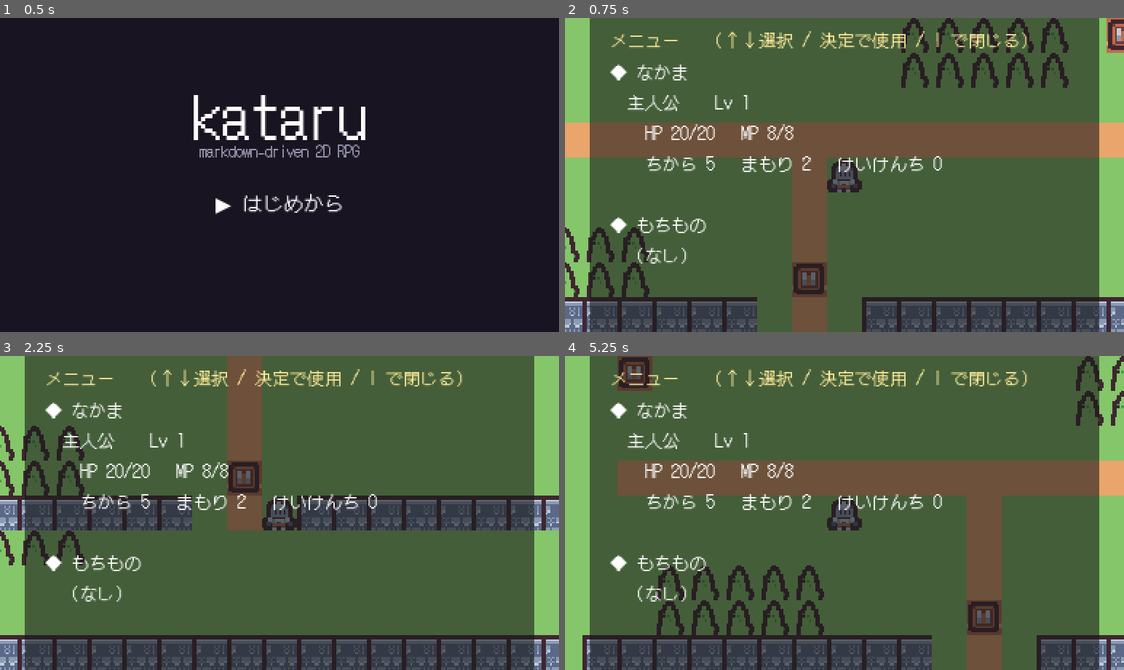
Above: before the commit, frames 1-4 (two rows, left to right).
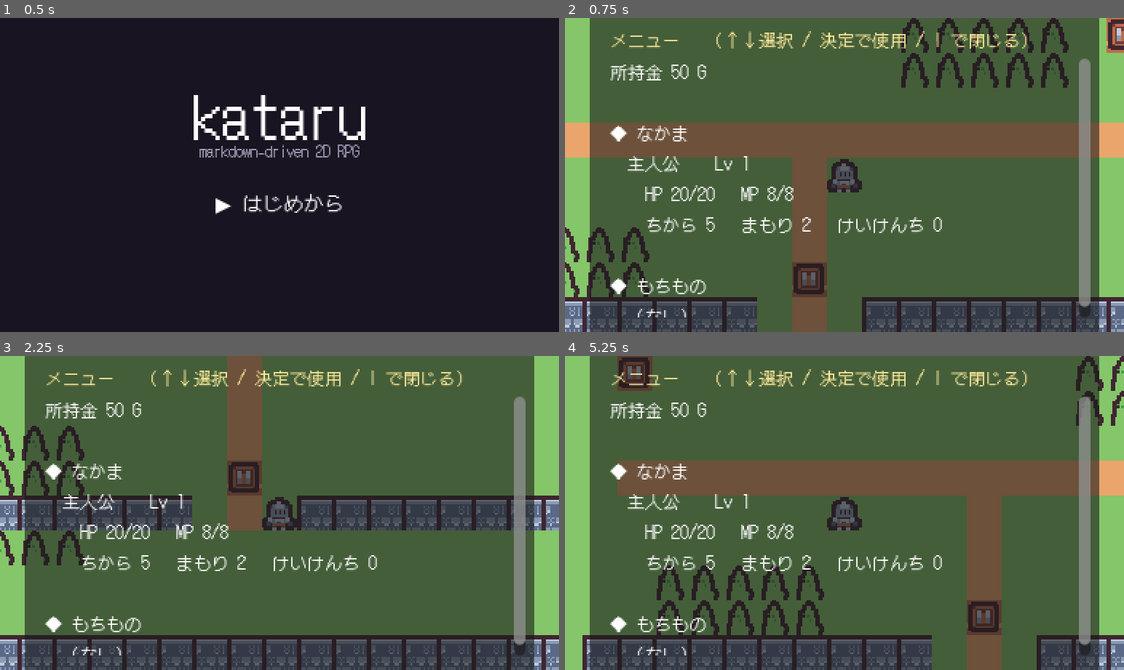
Above: after the commit, the same moments.

Repository: dobachi/kataru
Game: Godot game, scene res://src/game/Title.tscn
Two runs of this game, one before a commit and one after it. Both use one fixed random seed, a clock stepped at 60 frames per second and the inputs below.
Inputs:
- Up to frame 1 (0.5 s): no input
- Up to frame 2 (0.75 s): tap Enter (ui_accept) at 0.5 s; hold Right (ui_right) from 0.53 s (still down); hold Enter (ui_accept) from 0.53 s (still down); tap I at 0.6 s
- Up to frame 3 (2.25 s): release Right (ui_right) at 1.28 s; release Enter (ui_accept) at 1.28 s; hold Down (ui_down) 1.28-2.03 s; tap Enter (ui_accept) at 1.35, 1.52, 1.82 s; tap I at 1.55, 2.1 s; hold Right (ui_right) from 2.03 s (still down); hold Enter (ui_accept) from 2.03 s (still down)
- Up to frame 4 (5.25 s): release Right (ui_right) at 2.78 s; release Enter (ui_accept) at 2.78 s; hold Up (ui_up) 2.78-3.53 s; tap I at 2.85, 4.35, 5.1 s; tap Enter (ui_accept) at 3.02, 3.32, 4.52, 4.82 s; hold Enter (ui_accept) 3.53-4.28 s; hold Left (ui_left) 3.53-5.03 s; tap Escape at 4.15 s; hold Down (ui_down) from 5.03 s (still down); hold Enter (ui_accept) from 5.03 s (still down)

Frame 1 is identical in both runs. In frame 2, 6.1% of the frame differs, in the area x 8-95%, y 12-96%; in frame 3, 6.1%; in frame 4, 6.1%.

Commit message:
S5: ゴールド＋ショップ(#36)
- 所持金ゴールド（パーティ共有・セーブ対象、初期50、もちものに表示）
- ショップ: scenario/shops/<id>.md＋会話効果 shop=。ShopBoxで↑↓選択・決定購入・所持金チェック
- アイテムに price、敵に gold。戦闘勝利でゴールド入手
- 商人をよろず屋に（回復薬を販売）
- 購入/不足時/戦闘報酬をヘッドレスで検証(PASS)

関連: #36

Diff:
--- a/data/enemies/slime.json
+++ b/data/enemies/slime.json
@@ -4,5 +4,6 @@
   "hp": 8,
   "atk": 3,
   "def": 1,
-  "exp": 5
+  "exp": 5,
+  "gold": 3
 }
--- a/data/items/potion.json
+++ b/data/items/potion.json
@@ -3,5 +3,6 @@
   "name": "回復薬",
   "desc": "飲むと HP が 20 回復する。",
   "heal_hp": 20,
-  "heal_mp": 0
+  "heal_mp": 0,
+  "price": 10
 }
--- a/data/npcs/merchant.json
+++ b/data/npcs/merchant.json
@@ -3,8 +3,12 @@
   "name": "行商人",
   "sprite": "merchant",
   "dialogue": [
-    "やあ、見ない顔だね。旅の方かい？",
-    "この村は静かだが、いいところだよ。",
-    "またいい品が入ったら、声をかけてくれ。"
+    {
+      "if": [],
+      "lines": [
+        "いらっしゃい！　うちの品を見ていってくれ。"
+      ],
+      "shop": "general"
+    }
   ]
 }
--- /dev/null
+++ b/data/shops/general.json
@@ -0,0 +1,7 @@
+{
+  "id": "general",
+  "name": "よろず屋",
+  "items": [
+    "potion"
+  ]
+}
--- a/src/core/battle_screen.gd
+++ b/src/core/battle_screen.gd
@@ -19,6 +19,7 @@
 var _eatk := 1
 var _edef := 0
 var _eexp := 0
+var _egold := 0
 var _ename := ""
 
 const REVEAL_CPS := 40.0
@@ -99,6 +100,7 @@
 	_eatk = int(enemy.get("atk", 1))
 	_edef = int(enemy.get("def", 0))
 	_eexp = int(enemy.get("exp", 0))
+	_egold = int(enemy.get("gold", 0))
 	_ename = str(enemy.get("name", "てき"))
 	_sel = 0
 	active = true
@@ -152,6 +154,8 @@
 		msgs.append("%s を たおした！" % _ename)
 		if _eexp > 0:
 			msgs.append("けいけんち %d を えた！" % _eexp)
+		if _egold > 0:
+			msgs.append("%d G を手に入れた！" % _egold)
 		_show_messages(msgs, "win")
 	else:
 		_show_messages(msgs, "enemy")
@@ -195,4 +199,4 @@
 	active = false
 	visible = false
 	mode = "command"
-	finished.emit({"outcome": outcome, "player_hp": _php, "exp": _eexp})
+	finished.emit({"outcome": outcome, "player_hp": _php, "exp": _eexp, "gold": _egold})
--- a/src/core/inventory_box.gd
+++ b/src/core/inventory_box.gd
@@ -5,6 +5,7 @@
 var active := false
 var _party: Array = []
 var _items: Array = []
+var _gold := 0
 var _sel := 0
 var _item_line0 := 0
 var _title: Label
@@ -43,9 +44,10 @@
 
 	visible = false
 
-func open(party: Array, items: Array) -> void:
+func open(party: Array, items: Array, gold: int = 0) -> void:
 	_party = party
 	_items = items
+	_gold = gold
 	_sel = 0
 	_render()
 	active = true
@@ -63,7 +65,7 @@
 	return _items[_sel] if _sel < _items.size() else {}
 
 func _render() -> void:
-	var lines: Array = ["◆ なかま"]
+	var lines: Array = ["所持金 %d G" % _gold, "", "◆ なかま"]
 	for m in _party:
 		lines.append("  %s    Lv %d" % [str(m.get("name", "")), int(m.get("level", 1))])
 		lines.append("    HP %d/%d   MP %d/%d" % [
--- /dev/null
+++ b/src/core/shop_box.gd
@@ -0,0 +1,79 @@
+class_name ShopBox
+extends CanvasLayer
+## ショップ（購入）。↑↓で選び、決定で購入。I/Esc で閉じる。
+## 購入要求は buy_requested を発火し、ゲーム側が所持金チェック・付与を行う。
+
+signal buy_requested(item: Dictionary)
+
+var active := false
+var _items: Array = []
+var _gold := 0
+var _sel := 0
+var _title: Label
+var _body: Label
+
+func _ready() -> void:
+	layer = 16
+	var panel := Panel.new()
+	panel.set_anchors_preset(Control.PRESET_CENTER)
+	panel.offset_left = -175
+	panel.offset_right = 175
+	panel.offset_top = -100
+	panel.offset_bottom = 100
+	add_child(panel)
+
+	_title = Label.new()
+	_title.modulate = Color(1.0, 0.92, 0.6)
+	_title.position = Vector2(14, 8)
+	add_child_to(panel, _title)
+
+	_body = Label.new()
+	_body.set_anchors_preset(Control.PRESET_FULL_RECT)
+	_body.offset_left = 14
+	_body.offset_top = 30
+	_body.offset_right = -14
+	_body.offset_bottom = -10
+	_body.autowrap_mode = TextServer.AUTOWRAP_WORD_SMART
+	panel.add_child(_body)
+
+	visible = false
+
+func add_child_to(parent: Node, child: Node) -> void:
+	parent.add_child(child)
+
+func open(items: Array, gold: int) -> void:
+	_items = items
+	_gold = gold
+	_sel = 0
+	active = true
+	visible = true
+	_render()
+
+func set_gold(gold: int) -> void:
+	_gold = gold
+	_render()
+
+func move(dir: int) -> void:
+	if _items.is_empty():
+		return
+	_sel = clampi(_sel + dir, 0, _items.size() - 1)
+	_render()
+
+func confirm() -> void:
+	if _sel < _items.size():
+		buy_requested.emit(_items[_sel])
+
+func close() -> void:
+	active = false
+	visible = false
+
+func _render() -> void:
+	_title.text = "みせ   所持金 %d G   （↑↓選択 / 決定で購入 / Iで閉じる）" % _gold
+	var lines: Array = []
+	if _items.is_empty():
+		lines.append("（売り切れ）")
+	else:
+		for i in _items.size():
+			var it: Dictionary = _items[i]
+			lines.append(("▶ " if i == _sel else "   ") + "%s   %d G" % [str(it.get("name", "")), int(it.get("price", 0))])
+	_body.text = "\n".join(PackedStringArray(lines))
--- /dev/null
+++ b/src/core/shop_loader.gd
@@ -0,0 +1,14 @@
+class_name ShopLoader
+extends RefCounted
+## data/shops/<id>.json（tools/ が生成）を読み込む。
+
+static func load_shop(id: String) -> Dictionary:
+	var path := "res://data/shops/%s.json" % id
+	var f := FileAccess.open(path, FileAccess.READ)
+	if f == null:
+		push_error("ショップを開けません: %s" % path)
+		return {}
+	var text := f.get_as_text()
+	f.close()
+	var data: Variant = JSON.parse_string(text)
+	return data if typeof(data) == TYPE_DICTIONARY else {}
--- a/src/game/Main.gd
+++ b/src/game/Main.gd
@@ -21,8 +21,11 @@
 var _stats: Dictionary = {}       # リーダーのstatsへの参照（戦闘・マップ表示に使用）
 var _battle: BattleScreen
 var _pending_battle := ""         # 会話終了後に開始する戦闘の敵id
+var _pending_shop := ""           # 会話終了後に開くショップid
 var _pending_remove := false      # 会話終了後に相手NPCを除去する（加入時）
 var _talking_npc: Npc = null      # 直近に話しかけた相手（戦闘勝利・加入時に除去）
+var _gold := 0                    # 所持金（セーブ対象・パーティ共有）
+var _shop_box: ShopBox
 
 const DEFAULT_STATS := {
 	"name": "あなた", "level": 1, "exp": 0, "hp": 20, "max_hp": 20,
@@ -50,6 +53,10 @@
 	_battle = BattleScreen.new()
 	add_child(_battle)
 	_battle.finished.connect(_on_battle_finished)
+
+	_shop_box = ShopBox.new()
+	add_child(_shop_box)
+	_shop_box.buy_requested.connect(_on_shop_buy)
 
 	_cam = Camera2D.new()
 	_cam.zoom = Vector2(1.5, 1.5)
@@ -71,6 +78,7 @@
 		GameBoot.load_on_start = false
 		_party = [_new_character_stats(START_CHAR)]
 		_stats = _party[0]
+		_gold = 50
 		_load_map(START_MAP)
 
 ## マップを読み込んで現在マップを差し替える。spawn 指定があればそこに、無ければ player_start に立つ。
@@ -144,6 +152,17 @@
 		elif event.is_action_pressed("ui_accept"):
 			_dialogue.advance()
 		return
+	if _shop_box.active:
+		if event.is_action_pressed("ui_up"):
+			_shop_box.move(-1)
+		elif event.is_action_pressed("ui_down"):
+			_shop_box.move(1)
+		elif event.is_action_pressed("ui_accept"):
+			_shop_box.confirm()
+		elif event is InputEventKey and event.pressed and not event.echo and (event.keycode == KEY_I or event.keycode == KEY_ESCAPE):
+			_shop_box.close()
+			_player.input_locked = false
+		return
 	if _inv_box.active:
 		if event.is_action_pressed("ui_up"):
 			_inv_box.move(-1)
@@ -194,8 +213,33 @@
 		var id := _pending_battle
 		_pending_battle = ""
 		_start_battle(id)
+	elif _pending_shop != "":
+		var sid := _pending_shop
+		_pending_shop = ""
+		_open_shop(sid)
 	else:
 		_player.input_locked = false
+
+func _open_shop(id: String) -> void:
+	var shop := ShopLoader.load_shop(id)
+	if shop.is_empty():
+		_player.input_locked = false
+		return
+	var items: Array = []
+	for iid in shop.get("items", []):
+		items.append(ItemLoader.load_item(str(iid)))
+	_player.input_locked = true
+	_shop_box.open(items, _gold)
+
+func _on_shop_buy(item: Dictionary) -> void:
+	var price := int(item.get("price", 0))
+	if _gold < price:
+		_toast("お金が足りない")
+		return
+	_gold -= price
+	_inventory.append(str(item.get("id", "")))
+	_toast("%s を買った（-%d G）" % [str(item.get("name", "")), price])
+	_shop_box.set_gold(_gold)
 
 func _start_battle(id: String) -> void:
 	var enemy := EnemyLoader.load_enemy(id)
@@ -210,6 +254,7 @@
 	var outcome := str(result.get("outcome", ""))
 	if outcome == "win":
 		_remove_talking_npc()
+		_gold += int(result.get("gold", 0))
 		_gain_exp(int(result.get("exp", 0)))
 	elif outcome == "lose":
 		_stats["hp"] = int(_stats.get("max_hp", 1))
@@ -265,7 +310,7 @@
 	var items: Array = []
 	for id in _inventory:
 		items.append(ItemLoader.load_item(str(id)))
-	_inv_box.open(_party, items)
+	_inv_box.open(_party, items, _gold)
 	_player.input_locked = true
 
 ## もちもので選択中のアイテムを使う（回復など）。効果が無ければ何もしない。
@@ -296,6 +341,8 @@
 		_inventory.erase(str(it))
 	if str(d.get("battle", "")) != "":
 		_pending_battle = str(d.get("battle"))
+	if str(d.get("shop", "")) != "":
+		_pending_shop = str(d.get("shop"))
 	var joins: Array = d.get("join", [])
 	for cid in joins:
 		_recruit(str(cid))
@@ -377,6 +424,7 @@
 		"flags": _flags,
 		"inventory": _inventory,
 		"party": _party,
+		"gold": _gold,
 	})
 	_toast("セーブしました" if ok else "セーブ失敗")
 
@@ -391,6 +439,7 @@
 	if _party.is_empty():
 		_party = [s.get("stats", DEFAULT_STATS.duplicate())]   # 旧セーブ互換
 	_stats = _party[0]
+	_gold = int(s.get("gold", 0))
 	var c: Array = s.get("cell", [1, 1])
 	_load_map(str(s.get("map", START_MAP)), Vector2i(int(c[0]), int(c[1])))
 	_toast("ロードしました")
Not shown, changed: docs/scenario-schema.md
Not shown, changed: scenario/enemies/slime.md
Not shown, changed: scenario/items/potion.md
Not shown, changed: scenario/npcs/merchant.md
Not shown, added: scenario/shops/general.md
Not shown, changed: tools/enemyfmt.py
Not shown, changed: tools/itemfmt.py
Not shown, changed: tools/kataru.py
Not shown, changed: tools/npcfmt.py
Not shown, added: tools/shopfmt.py
